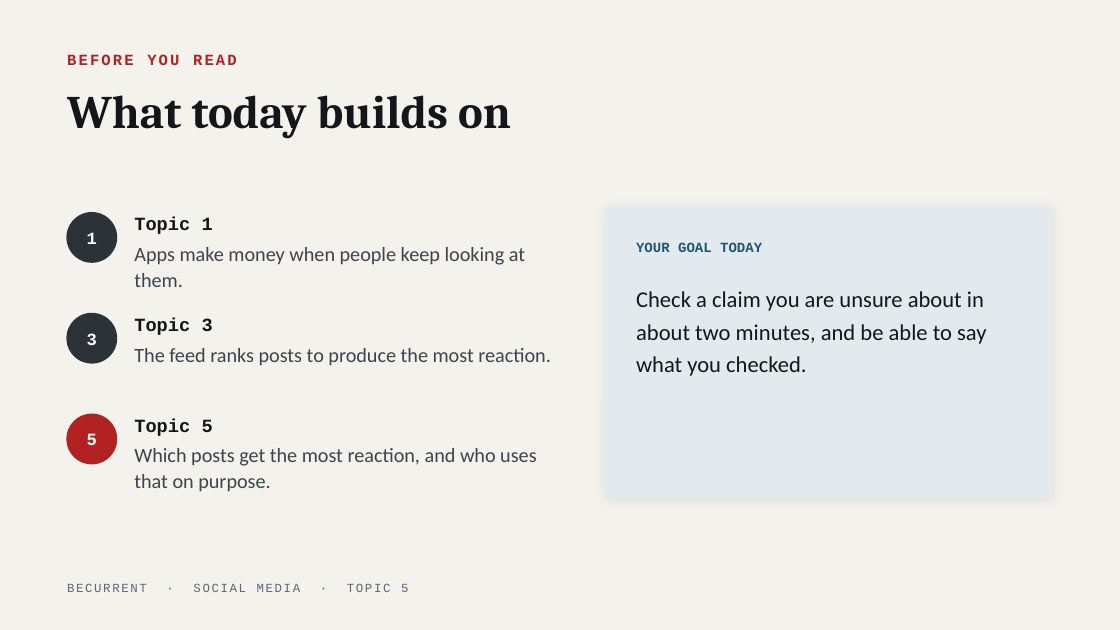
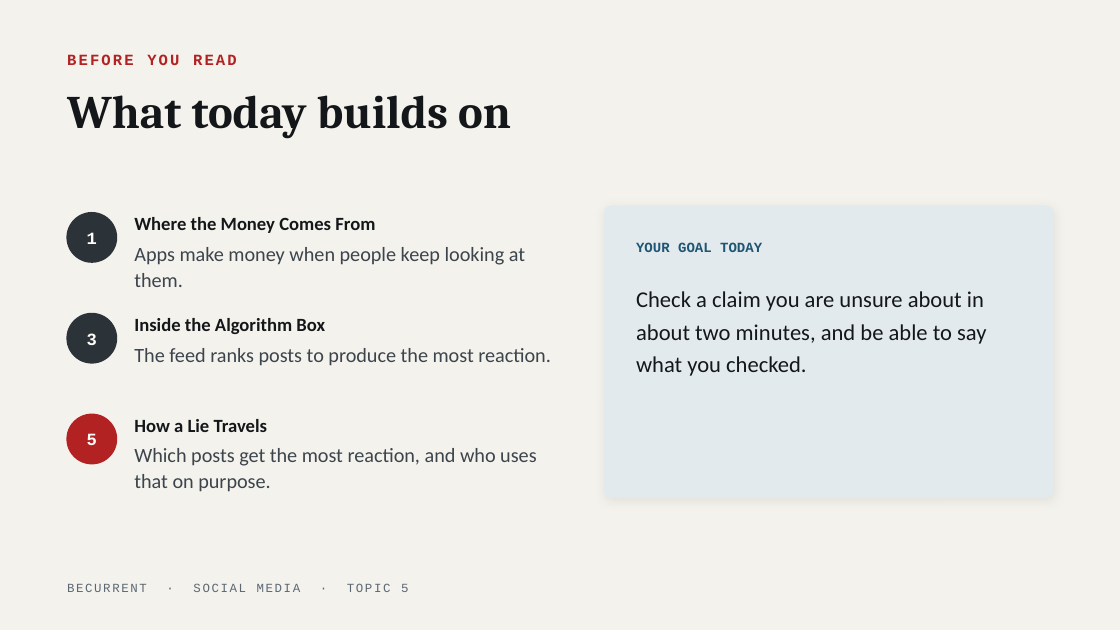
Before and after one commit to JeffAndersonLogic/BeCurrent, a slide deck: slide 2 of social-media/decks/topic-05-how-a-lie-travels.pptx. Drawn at 1120x630 pixels with LibreOffice and Linux fonts; fonts in the diff are those of the drawing. Boxes give left, top, right and bottom in pixels: in the first picture for what was removed or moved away, otherwise in the second. Text is boxed around its words. In the diff, an @@ line names an element or a change of style, - is before the commit and + after.

```diff
--- a/social-media/decks/topic-05-how-a-lie-travels.pptx
+++ b/social-media/decks/topic-05-how-a-lie-travels.pptx
@@ text at <box>134,217,375,233</box>: text changed; font Courier New to Calibri @@
-Topic 1
+Where the Money Comes From
@@ text at <box>134,318,325,334</box>: text changed; font Courier New to Calibri @@
-Topic 3
+Inside the Algorithm Box
@@ text at <box>134,419,267,432</box>: text changed; font Courier New to Calibri @@
-Topic 5
+How a Lie Travels
```
Also in this commit, not shown: 3 other slides changed, 17 other files.
